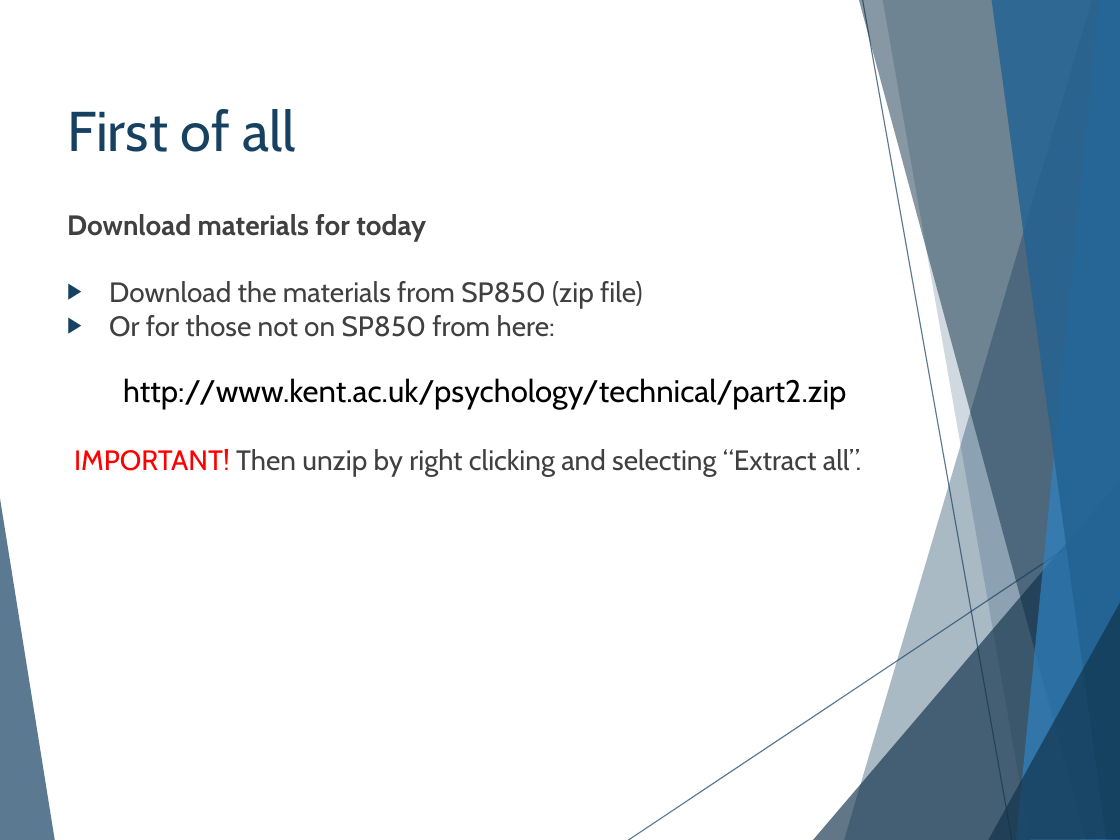
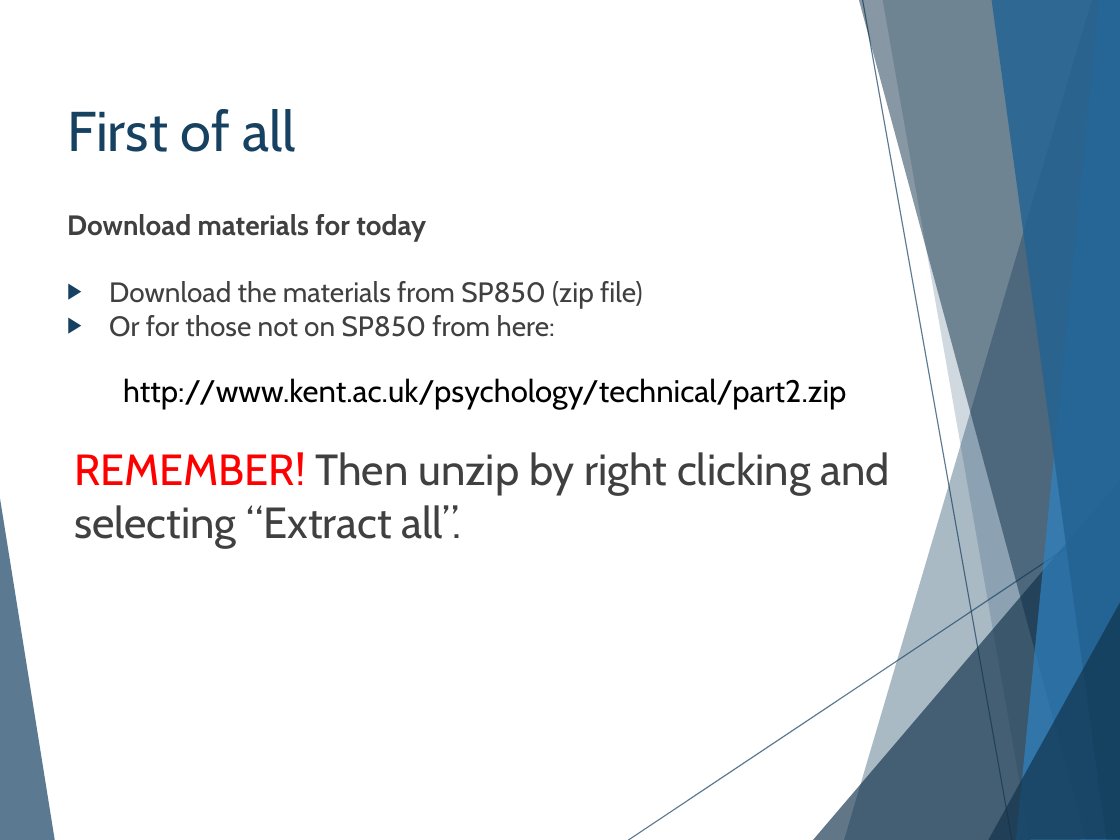
Before and after one commit to hlmpsy/psychopy_training, a slide deck: slide 2 of PsychoPy-Part2/PsychoPy-part2.pptx. Drawn at 1120x840 pixels with LibreOffice and Linux fonts; fonts in the diff are those of the drawing. Boxes give left, top, right and bottom in pixels: in the first picture for what was removed or moved away, otherwise in the second. Text is boxed around its words. In the diff, an @@ line names an element or a change of style, - is before the commit and + after.

```diff
--- a/PsychoPy-Part2/PsychoPy-part2.pptx
+++ b/PsychoPy-Part2/PsychoPy-part2.pptx
@@ text at <box>74,452,890,548</box>: text changed; size 18 to 28 pt @@
-IMPORTANT! Then unzip by right clicking and selecting “Extract all”.
+REMEMBER! Then unzip by right clicking and selecting “Extract all”.
```
Also in this commit, not shown: 7 other slides changed, 39 other files.
